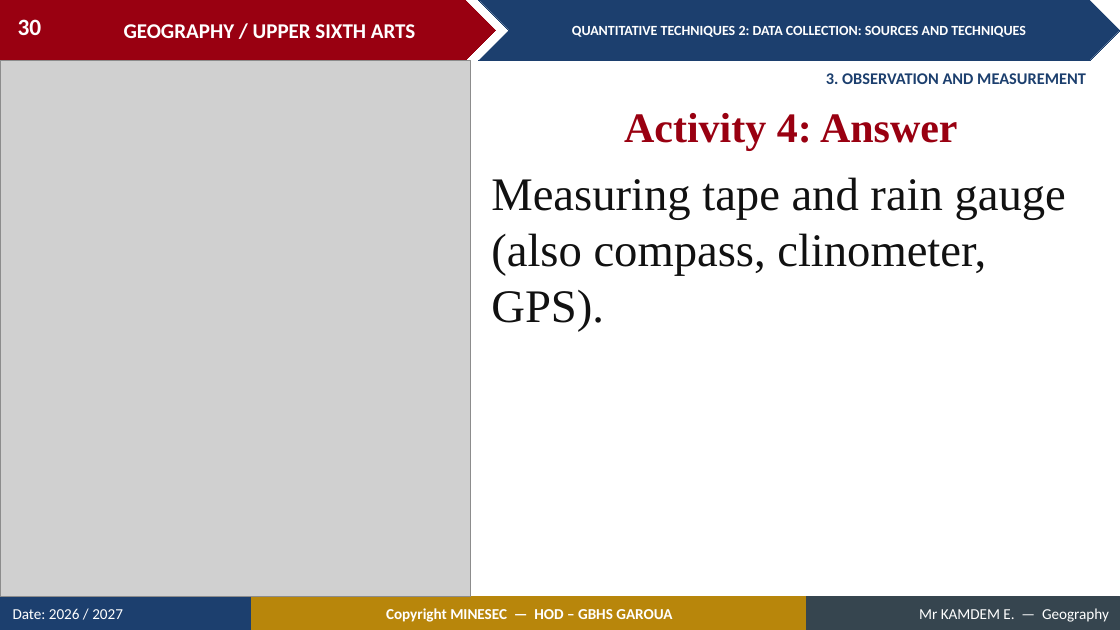
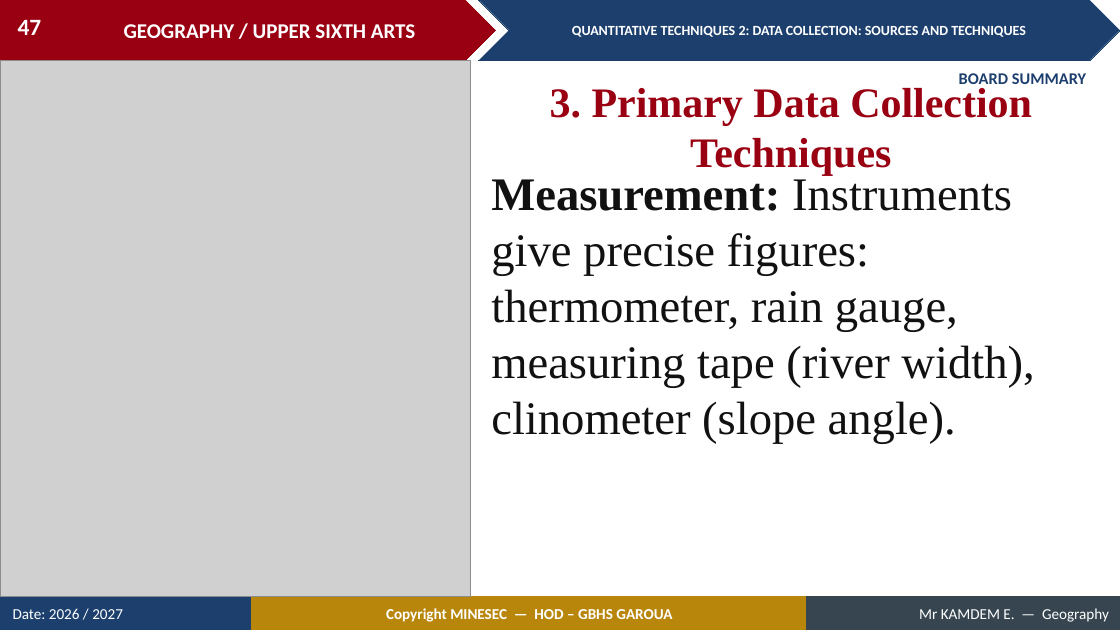
Before and after one commit to Berthautk/linea-github, a slide deck: slide 47 of lecons/USA/Practical Geography/11_USA_PRA_QT02_Data_Collection_Sources_and_Techniques.pptx (slide 30 before the commit). Drawn at 1120x630 pixels with LibreOffice and Linux fonts; fonts in the diff are those of the drawing; grey boxes stand for pictures. Boxes give left, top, right and bottom in pixels: in the first picture for what was removed or moved away, otherwise in the second. Text is boxed around its words. In the diff, an @@ line names an element or a change of style, - is before the commit and + after.

```diff
--- a/lecons/USA/Practical Geography/11_USA_PRA_QT02_Data_Collection_Sources_and_Techniques.pptx
+++ b/lecons/USA/Practical Geography/11_USA_PRA_QT02_Data_Collection_Sources_and_Techniques.pptx
@@ page number at (18,20,42,35): text changed @@
-30
+47
@@ text at (550,88,1032,176): text changed @@
-Activity 4: Answer
+3. Primary Data Collection Techniques
@@ text at (959,73,1086,89): text changed @@
-3. OBSERVATION AND MEASUREMENT
+BOARD SUMMARY
@@ text at (491,174,1034,444): text changed @@
-Measuring tape and rain gauge (also compass, clinometer, GPS).
+Measurement: Instruments give precise figures: thermometer, rain gauge, measuring tape (river width), clinometer (slope angle).
```
Also in this commit, not shown: 43 other slides changed, 14 slides added, 7 slides removed, 55 other files.
